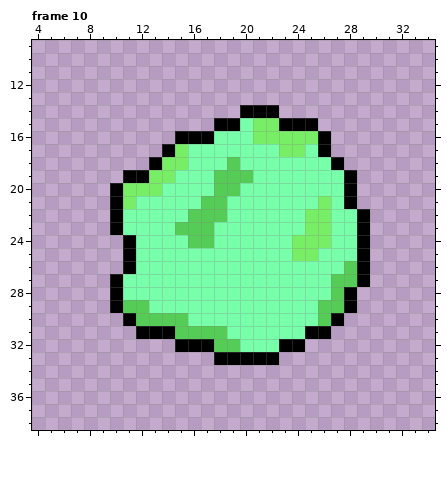
File history of a pixel-art file, images/source/slime_small_launch.ase. That is the earlier state.
128x64 pixels, 10 frames. Shown: frame 10: x 4..34, y 9..38.
And afterwards:
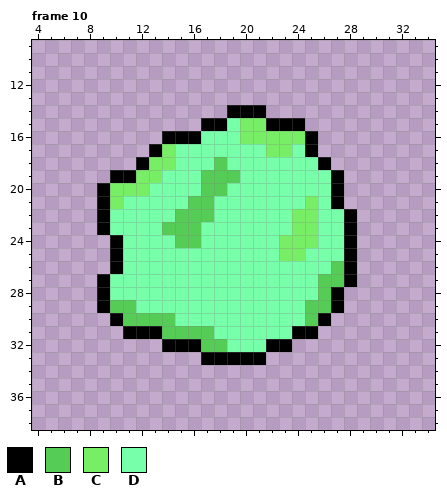
Palette (. is transparent): A #000000  B #55cc55  C #77ee66  D #77ffaa
What changed:
Frame 10:
Colour A now appears in row 14 at x 19; in row 15 at x 17; in row 16 at x 14; in row 17 at x 13; in row 18 at x 12; in row 19 at x 10.
Colour A now appears in rows 20 to 23 at x 9; in rows 24 to 26 at x 10; in rows 27 to 29 at x 9; in row 30 at x 10; in row 31 at x 11; in row 32 at x 14.
Colour A now appears in row 33 at x 17.
The author changed colour B to colour A in rows 26 to 27 at x 28; in rows 28 to 29 at x 27; in row 30 at x 26.
The author changed colour C to colour A in row 15 at x 22; in row 16 at x 25.
The author changed colour D to colour A in row 17 at x 25; in row 18 at x 26; in rows 19 to 21 at x 27; in rows 22 to 25 at x 28; in row 31 at x 24; in row 32 at x 22.
The author changed colour A to colour B in row 29 at x 10; in row 30 at x 11; in row 31 at x 14; in row 32 at x 17.
The author changed colour D to colour B in row 18 at x 18; in rows 19 to 20 at x 17; in row 21 at x 16; in row 22 at x 15; in row 23 at x 14; in row 24 at x 15.
The author changed colour D to colour B in row 26 at x 27; in rows 27 to 28 at x 26; in rows 29 to 30 at x 25.
The author changed colour A to colour C in row 17 at x 14; in row 18 at x 13; in row 19 at x 12; in rows 20 to 21 at x 10.
The author changed colour D to colour C in rows 15 to 16 at x 20; in row 17 at x 22; in row 21 at x 25; in rows 22 to 23 at x 24; in rows 24 to 25 at x 23.
The author changed colour A to colour D in row 15 at x 19; in row 16 at x 17; in rows 22 to 23 at x 10; in rows 24 to 26 at x 11; in rows 27 to 28 at x 10.
The author changed colour B to colour D in row 18 at x 19; in row 19 at x 20; in row 20 at x 19; in rows 21 to 22 at x 18; in rows 23 to 24 at x 17; in row 29 at x 12.
The author changed colour B to colour D in row 30 at x 15; in row 31 at x 18; in row 32 at x 19.
The author changed colour C to colour D in row 17 at x 15 and 24; in row 18 at x 15; in row 19 at x 14; in row 20 at x 13; in row 21 at x 11 and 26; in rows 22 to 24 at x 26.
The author changed colour C to colour D in row 25 at x 25.
The edit erases colour A in row 14 at x 22; in row 15 at x 25; in rows 16 to 17 at x 26; in row 18 at x 27; in rows 19 to 21 at x 28; in rows 22 to 27 at x 29.
The edit erases colour A in rows 28 to 29 at x 28; in row 30 at x 27; in row 31 at x 26; in row 32 at x 24; in row 33 at x 22.
Changed places in both pictures, as pixel boxes (x1, y1, x2, y2):
changed: (97, 105, 370, 365)
